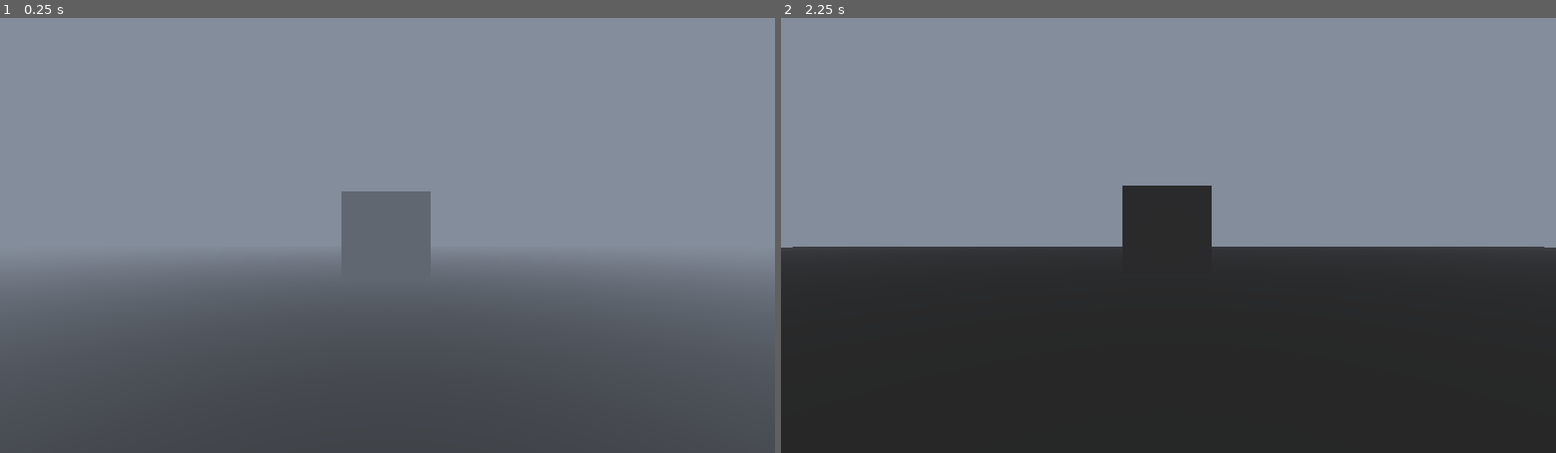
Above: before the commit, frames 1-2 (left to right).
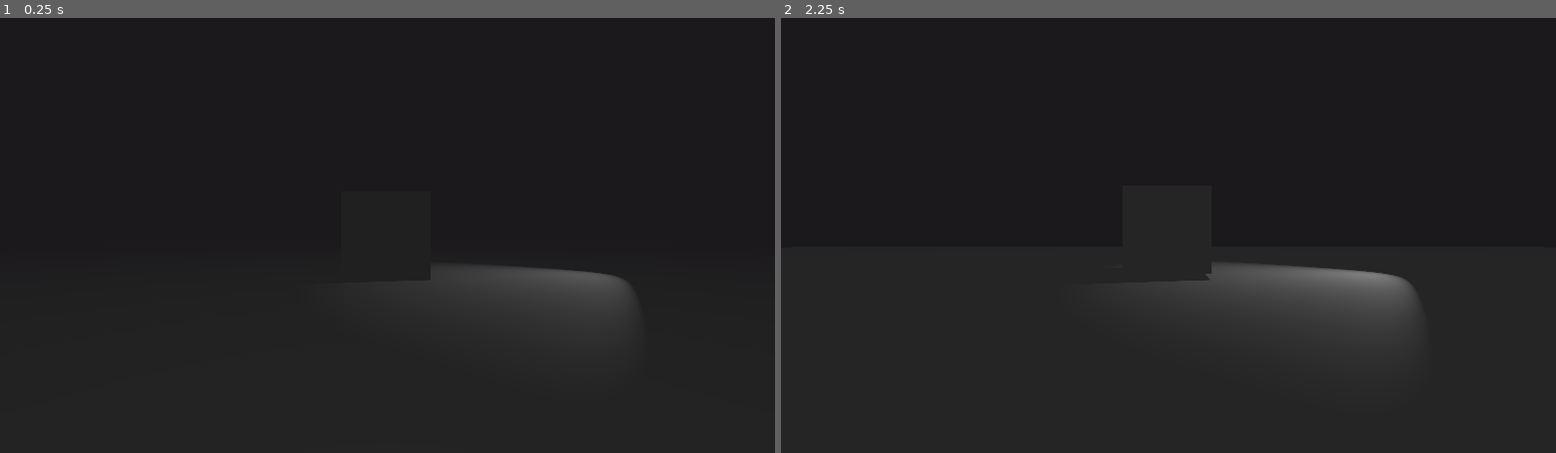
Above: after the commit, the same moments.

Repository: kotletcik/cyberiada-mini-project
Game: Godot game, scene res://test_folders/valk/ValkScene.tscn
Same seed, same stepped clock (60 frames per second), same inputs: the game is played once before the commit and once after it. This scene is started directly instead of the project's main scene.
Inputs:
- Up to frame 1 (0.25 s): no input
- Up to frame 2 (2.25 s): tap Enter at 0.5, 2 s; tap E (Interact) at 0.6, 2.1 s; tap Space at 1.25 s; tap K at 1.35 s

The runs differ from the first frame. In frame 1, 100% of the frame differs, in the area x 0-100%, y 0-100%; in frame 2, 53%.

Commit message:
Turned On Debanding

Diff:
--- a/project.godot
+++ b/project.godot
@@ -31,3 +31,4 @@
 
 lights_and_shadows/directional_shadow/soft_shadow_filter_quality=5
 lights_and_shadows/directional_shadow/16_bits=false
+anti_aliasing/quality/use_debanding=true
--- a/test_folders/valk/ValkScene.tscn
+++ b/test_folders/valk/ValkScene.tscn
@@ -8,6 +8,7 @@
 
 [sub_resource type="Environment" id="Environment_xblbw"]
 fog_enabled = true
+fog_light_color = Color(0.10691092, 0.0987831, 0.108827345, 1)
 
 [sub_resource type="BoxMesh" id="BoxMesh_xblbw"]
 
@@ -31,12 +32,16 @@
 [node name="PsycheManager" type="Node3D" parent="Managers" node_paths=PackedStringArray("camera")]
 script = ExtResource("3_xblbw")
 serumOnStart = 100
-serumDischargeRate = 20.0
+serumDischargeRate = 5.0
 camera = NodePath("../../Camera3D")
 normalFogDensity = 0.2
 serumFogDensity = 0.005
-serumToNormalFogSpeed = 0.01
+serumToNormalFogSpeed = 0.005
 
 [node name="MeshInstance3D" type="MeshInstance3D" parent="."]
 transform = Transform3D(32.316223, 0, 0, 0, 1, 0, 0, 0, 25.31698, 0, -1, 0)
 mesh = SubResource("BoxMesh_xblbw")
+
+[node name="SpotLight3D" type="SpotLight3D" parent="."]
+transform = Transform3D(-0.08929412, 0, 0.9960053, 0, 1, 0, -0.9960053, 0, -0.08929412, 3.3462143, 0, -3.7595387)
+shadow_enabled = true
